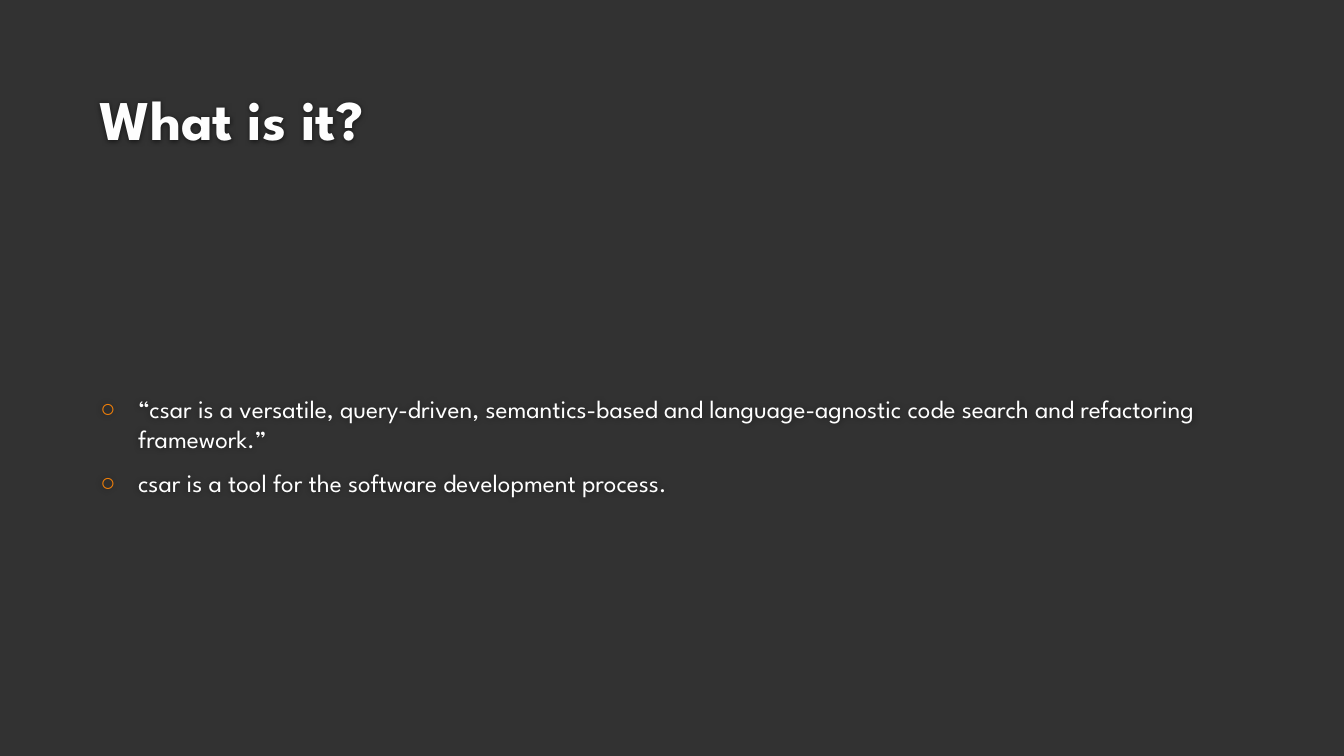
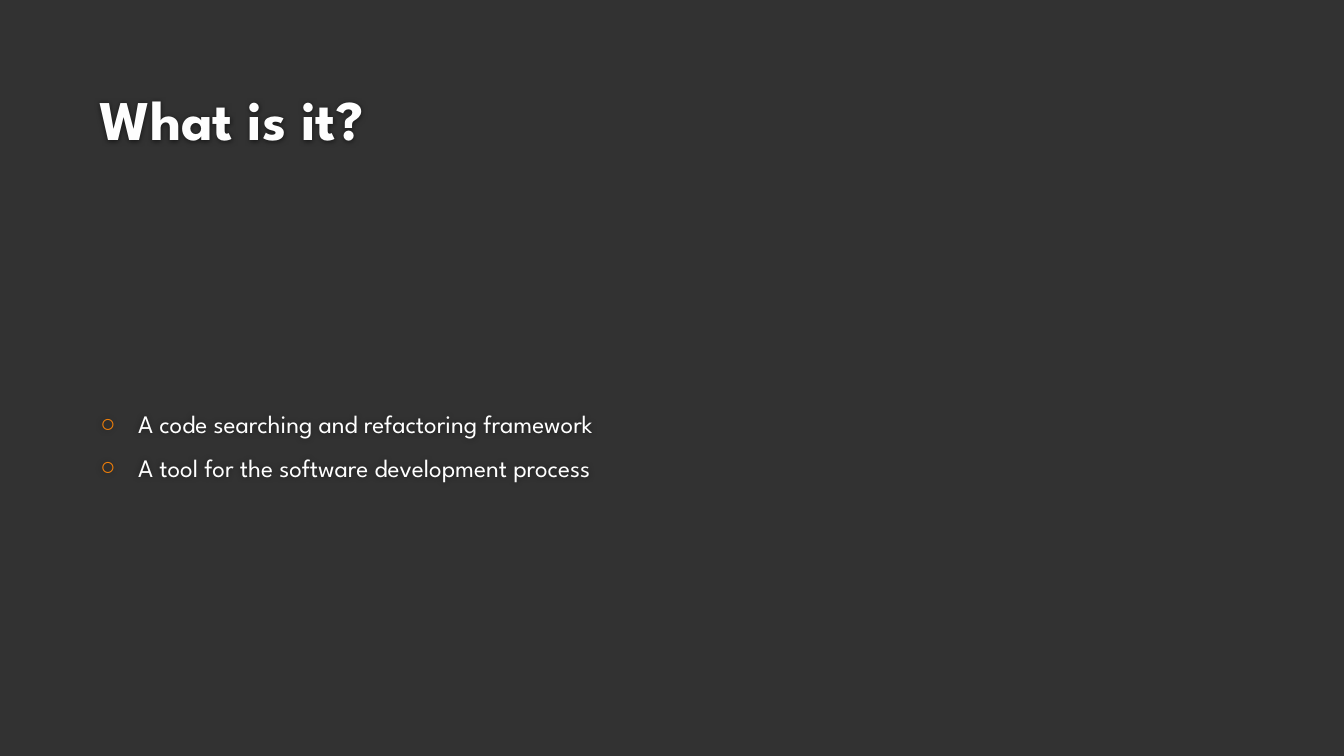
Before and after one commit to dozmus/csar, a slide deck: slide 3 of design-docs/Viva.pptx (slide 2 before the commit). Drawn at 1344x756 pixels with LibreOffice and Linux fonts; fonts in the diff are those of the drawing; background and template pictures are left out. Boxes give left, top, right and bottom in pixels: in the first picture for what was removed or moved away, otherwise in the second. Text is boxed around its words. In the diff, an @@ line names an element or a change of style, - is before the commit and + after.

```diff
--- a/design-docs/Viva.pptx
+++ b/design-docs/Viva.pptx
@@ text at (138,415,592,483): text changed @@
-○ “csar is a versatile, query-driven, semantics-based and language-agnostic code search and refactoring framework.”
-○ csar is a tool for the software development process.
+○ A code searching and refactoring framework
+○ A tool for the software development process
```
Also in this commit, not shown: 5 other slides changed, 7 slides added, 2 slides removed.
